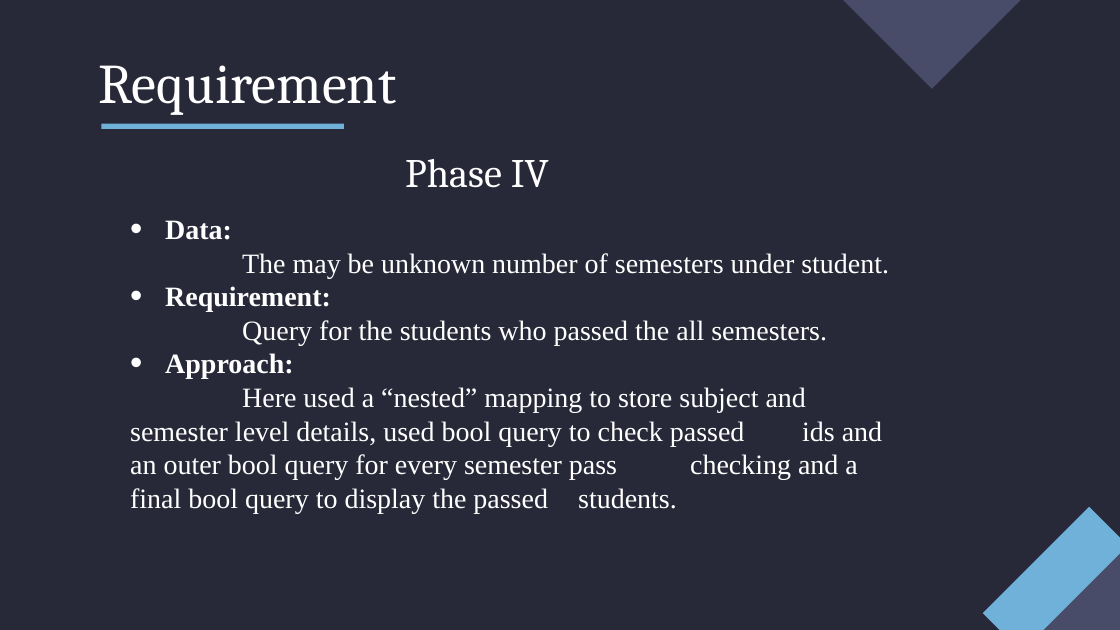
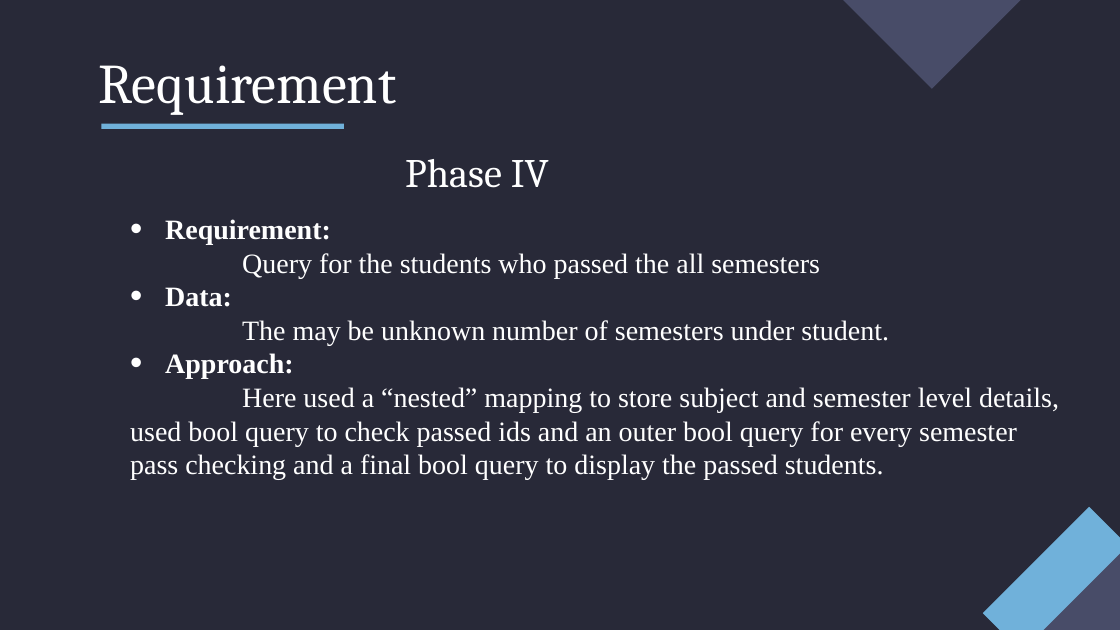
Before and after one commit to mehar-srinivas-chowdari/git-learning, a slide deck: slide 8 of Internship.pptx. Drawn at 1120x630 pixels with LibreOffice and Linux fonts; fonts in the diff are those of the drawing. Boxes give left, top, right and bottom in pixels: in the first picture for what was removed or moved away, otherwise in the second. Text is boxed around its words. In the diff, an @@ line names an element or a change of style, - is before the commit and + after.

```diff
--- a/Internship.pptx
+++ b/Internship.pptx
@@ text at (165,219,820,278): paragraphs added @@
+  • Requirement:
+  Query for the students who passed the all semesters
@@ text at (165,286,827,345): paragraphs removed @@
-  • Requirement:
-  Query for the students who passed the all semesters.
```
Also in this commit, not shown: 10 other slides changed.
